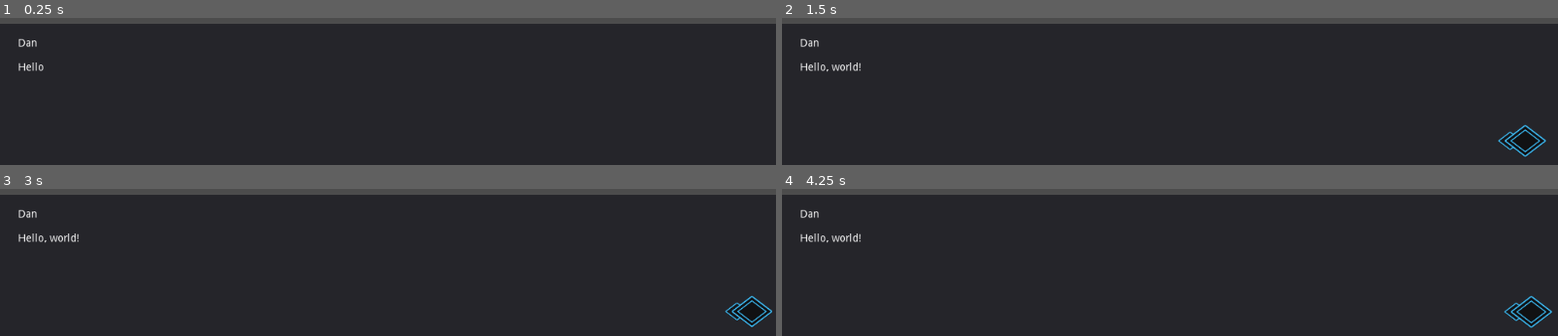
Above: before the commit, frames 1-4 (two rows, left to right).
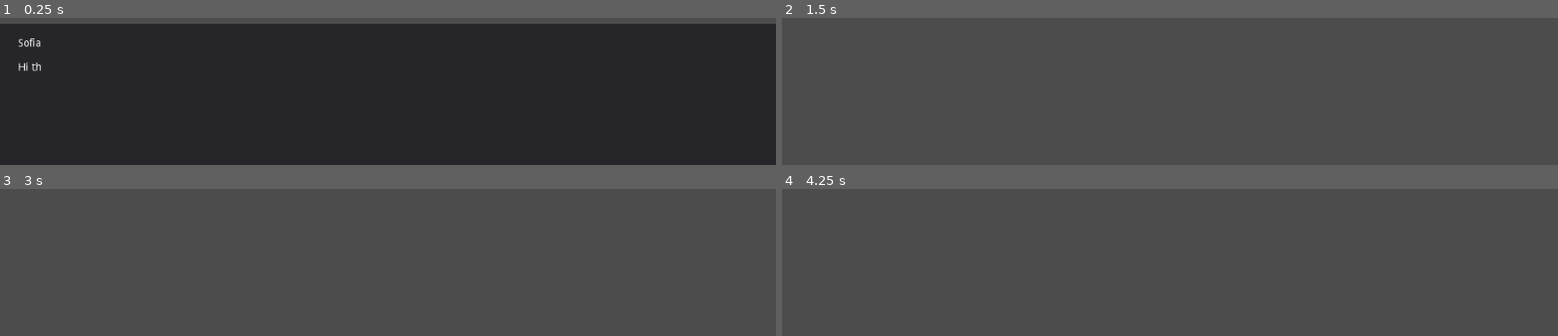
Above: after the commit, the same moments.

Repository: gdquest-demos/godot-2d-visual-novel
Game: Godot game, scene res://Main.tscn
The game is run twice, just before and just after one commit, with the same random seed, the same clock (stepped at 60 frames per second) and the same inputs.
Inputs:
- Up to frame 1 (0.25 s): no input
- Up to frame 2 (1.5 s): tap Enter (ui_accept) at 0.5, 1.35 s; hold Enter (ui_accept) 0.53-1.28 s
- Up to frame 3 (3 s): tap Enter (ui_accept) at 1.52, 1.82, 2.85 s; hold Enter (ui_accept) 2.03-2.78 s
- Up to frame 4 (4.25 s): tap Enter (ui_accept) at 3.02, 3.32 s; hold Enter (ui_accept) from 3.53 s (still down)

The runs differ from the first frame. In frame 1, 0.2% of the frame differs, in the area x 2-6%, y 13-37%; in frame 2, 96%, in the area x 0-100%, y 3-100%; in frame 3, 96%; in frame 4, 96%.

Commit message:
Add support for dialogue sequences

Diff:
--- /dev/null
+++ b/godot/Main.gd
@@ -0,0 +1,24 @@
+extends Node
+
+var dialogue_data = [
+	{
+		character = "Sofia",
+		expression = "smiling",
+		line = "Hi there! My name's Sofia. How about you?",
+	},
+	{
+		character = "Dan",
+		expression = "neutral",
+		line = "Hey, I'm Dan.",
+	}
+]
+
+func _ready() -> void:
+	run_dialogue_sequence()
+
+
+func run_dialogue_sequence() -> void:
+	for node in dialogue_data:
+		$TextBox.display(node.line, node.character)
+		yield($TextBox, "next_requested")
+	$TextBox.hide()
--- a/godot/Main.tscn
+++ b/godot/Main.tscn
@@ -1,9 +1,9 @@
-[gd_scene load_steps=2 format=2]
+[gd_scene load_steps=3 format=2]
 
 [ext_resource path="res://TextBox.tscn" type="PackedScene" id=1]
+[ext_resource path="res://Main.gd" type="Script" id=2]
 
 [node name="Main" type="Node"]
+script = ExtResource( 2 )
 
 [node name="TextBox" parent="." instance=ExtResource( 1 )]
-display_speed = 20.0
-bbcode_text = ""
--- a/godot/TextBox.gd
+++ b/godot/TextBox.gd
@@ -3,6 +3,8 @@
 
 ## Emitted when all the text finished displaying.
 signal display_finished
+## Emitted when the next line was requested
+signal next_requested
 
 ## Speed at which the characters appear in the text body in characters per second.
 export var display_speed := 20.0
@@ -14,8 +16,12 @@
 onready var _blinking_arrow: Control = $BlinkingArrow
 
 
-func _ready() -> void:
-	display("Hello, world!", "Dan")
+func _unhandled_input(event: InputEvent) -> void:
+	if event.is_action_pressed("ui_accept"):
+		if _blinking_arrow.visible:
+			emit_signal("next_requested")
+		else:
+			_display_all_content()
 
 
 func display(text: String, character_name := "", speed := display_speed) -> void:
@@ -32,11 +38,10 @@
 	bbcode_text = text
 	if not is_inside_tree():
 		yield(self, "ready")
+
 	_rich_text_label.bbcode_text = bbcode_text
-
 	# Required for the `_rich_text_label`'s  text to update and the code below to work.
 	yield(get_tree(), "idle_frame")
-
 	var character_count := _rich_text_label.get_total_character_count()
 	_tween.interpolate_property(
 		_rich_text_label, "visible_characters", 0, character_count, character_count / display_speed
@@ -44,6 +49,10 @@
 	_tween.start()
 
 
+func _display_all_content() -> void:
+	_tween.seek(10000)
+
+
 func _on_Tween_tween_all_completed() -> void:
 	emit_signal("display_finished")
 	_blinking_arrow.visible = true
